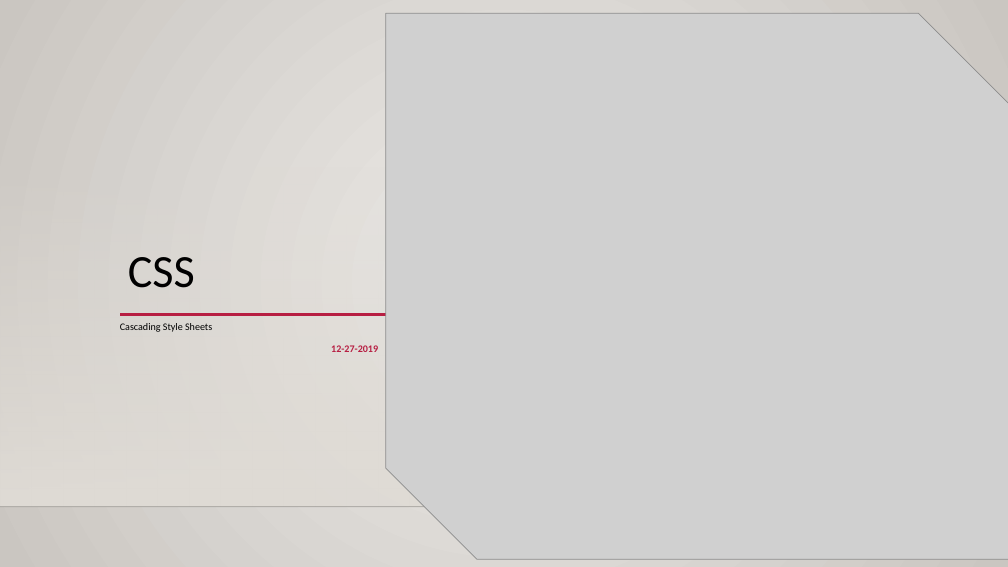
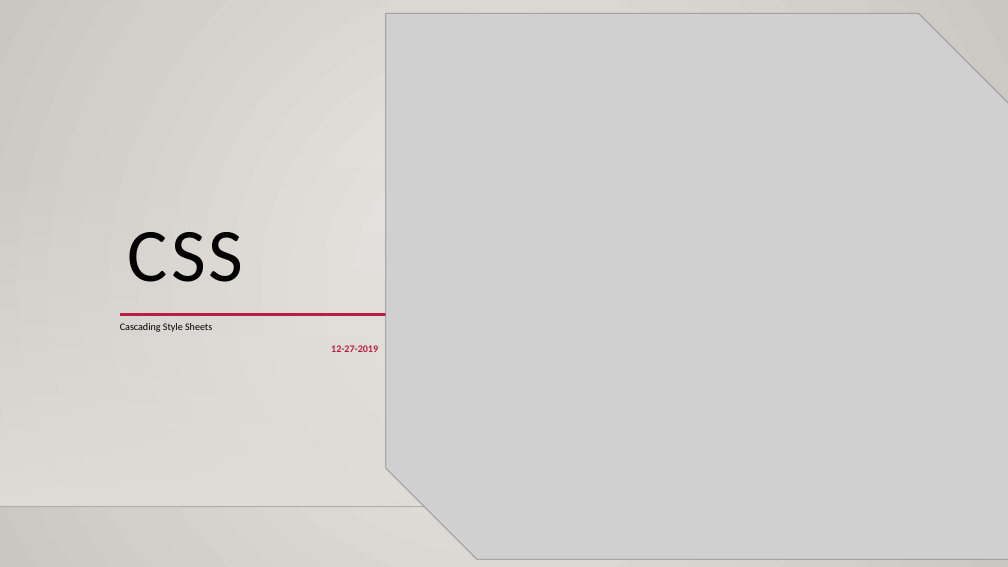
Before and after one commit to malikme3/ravens-test, a slide deck: slide 15 of Vikas-resume-01-25-12.pptx (slide 16 before the commit). Drawn at 1008x567 pixels with LibreOffice and Linux fonts; fonts in the diff are those of the drawing; grey boxes stand for pictures; background and template pictures are left out. Boxes give left, top, right and bottom in pixels: in the first picture for what was removed or moved away, otherwise in the second. Text is boxed around its words. In the diff, an @@ line names an element or a change of style, - is before the commit and + after.

Commit message:
new changes

```diff
--- a/Vikas-resume-01-25-12.pptx
+++ b/Vikas-resume-01-25-12.pptx
@@ title "CSS" moved from (x1=128, y1=257, x2=195, y2=288) to (x1=128, y1=232, x2=244, y2=282) @@
@@ title "CSS" at (x1=128, y1=232, x2=244, y2=282): size 44 to 72 pt, letter spacing 0 to 3 pt @@
```
Also in this commit, not shown: 12 other slides changed.
